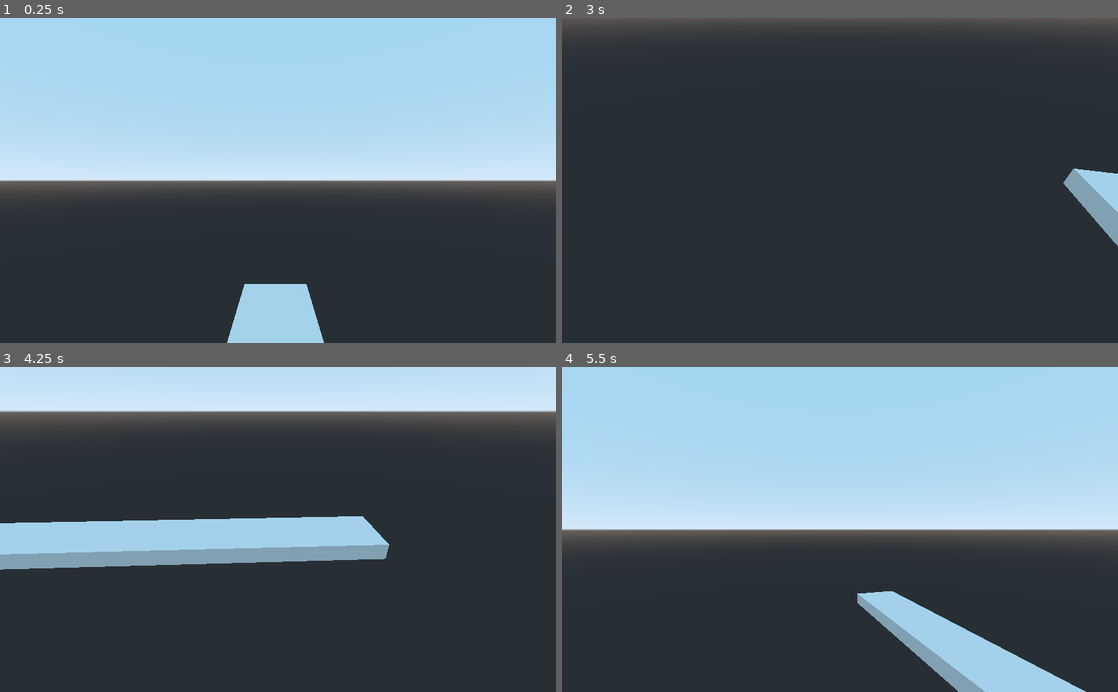
Above: before the commit, frames 1-4 (two rows, left to right).
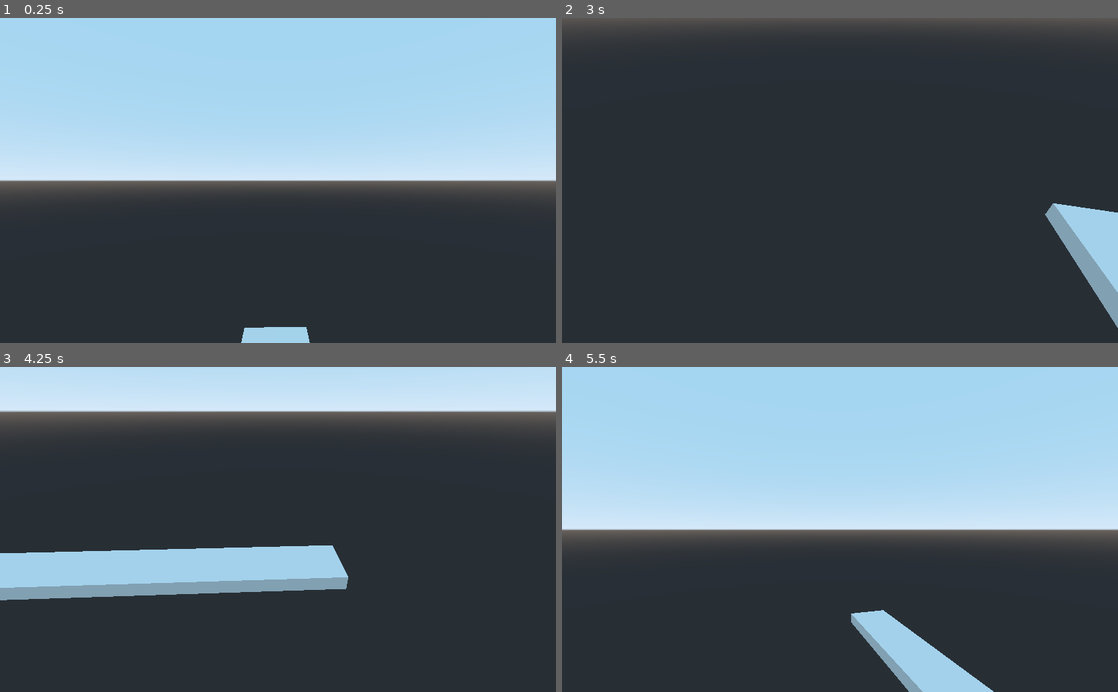
Above: after the commit, the same moments.

Repository: alateka/AlatekaGame
Game: Godot game, scene res://Scenes/AlbertoWorld.tscn
Same seed, same stepped clock (60 frames per second), same inputs: the game is played once before the commit and once after it.
Inputs (mouse positions are in pixels of both pictures, inside the frame that each line leads up to):
- Up to frame 1 (0.25 s): no input
- Up to frame 2 (3 s): tap Enter at 0.5, 2 s; move the mouse to (962, 164) at 0.52 s; hold A (aKey) 0.53-1.28 s; tap D (dKey) at 0.8, 1.35 s; tap Space at 1.25, 2.75 s; move the mouse to (728, 196) at 1.27 s; tap S (sKey) at 1.55 s; move the mouse to (895, 109) at 2.02 s; hold S (sKey) 2.03-2.78 s; tap A (aKey) at 2.3, 2.85 s; move the mouse to (812, 245) at 2.77 s
- Up to frame 3 (4.25 s): tap D (dKey) at 3.05 s; move the mouse to (444, 578) at 3.52 s; hold D (dKey) from 3.53 s (still down); tap S (sKey) at 3.8 s
- Up to frame 4 (5.5 s): move the mouse to (673, 480) at 4.27 s; release D (dKey) at 4.28 s; tap S (sKey) at 4.35 s; tap A (aKey) at 4.55 s; tap Enter at 5 s; move the mouse to (867, 529) at 5.02 s; hold W (wKey) from 5.03 s (still down); tap D (dKey) at 5.3 s

The runs differ from the first frame. In frame 1, 2.0% of the frame differs, in the area x 40-59%, y 81-100%; in frame 2, 3.5%; in frame 3, 15%, in the area x 0-70%, y 45-72%; in frame 4, 6.2%.

Commit message:
Modified AlbertoController.gd

Diff:
--- a/Player/AlbertoController.gd
+++ b/Player/AlbertoController.gd
@@ -12,30 +12,33 @@
 
 var velocity = Vector3()
 
+
+# Camera Controller
 func _input(event):
 	if event is InputEventMouseMotion:
 		head.rotate_y(deg2rad(-event.relative.x * mouseSensivility))
 		camera.rotate_x(deg2rad(-event.relative.y * mouseSensivility))
+
+
+# Movement Controller
 func _physics_process(delta):
 
 	var headBasic = head.get_global_transform().basis
 	var direction = Vector3()
 
+
 	if Input.is_action_pressed("wKey"):
 		direction -= headBasic.z
 
-	elif Input.is_action_pressed("sKey"):
+	if Input.is_action_pressed("sKey"):
 		direction += headBasic.z
 
-
-	elif Input.is_action_pressed("aKey"):
+	if Input.is_action_pressed("aKey"):
 		direction -= headBasic.x
 
-	elif Input.is_action_pressed("dKey"):
+	if Input.is_action_pressed("dKey"):
 		direction += headBasic.x
 
-		direction = direction.normalized()
 
 	velocity = velocity.linear_interpolate(direction * speed, acceleration * delta)
-
 	velocity = move_and_slide(velocity)
--- a/Scenes/AlbertoWorld.tscn
+++ b/Scenes/AlbertoWorld.tscn
@@ -12,6 +12,7 @@
 [node name="AlbertoWorld" type="Spatial"]
 
 [node name="Alberto" parent="." instance=ExtResource( 2 )]
+transform = Transform( 1, 0, 0, 0, 1, 0, 0, 0, 1, 0, 4.52718, 0 )
 script = ExtResource( 1 )
 
 [node name="MeshInstance" type="MeshInstance" parent="."]
